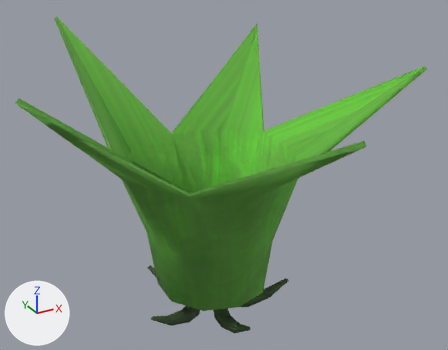
An edit to the glTF model assets/Hibiscus_Base_Sepals_Epicalyx.gltf, drawn before and after from the same camera.
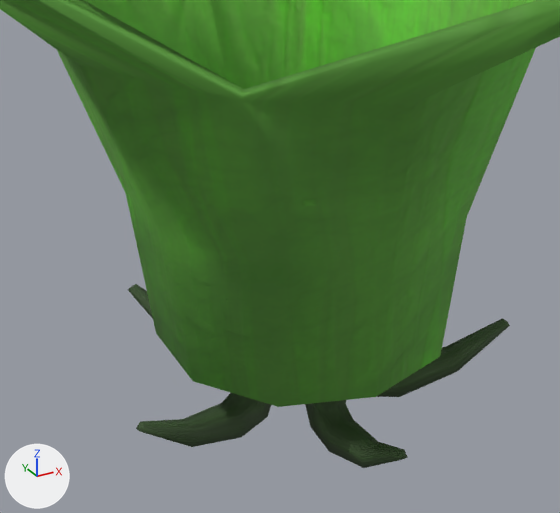
The first picture shows the older version from a 50 mm lens placed at (-2.49, -4.78, 3.13), pointed at (0.02, -0.21, 0.84). The close-ups show both versions on the part from 22% to 69% of the width and 46% to 100% of the height of that picture. The axes (+X, +Y, +Z) are drawn at lower left. The lights are the same throughout.

Names of what the first close-up shows: 'BaseHibiscusEpicalyx', 'BaseHibiscusSepals'.
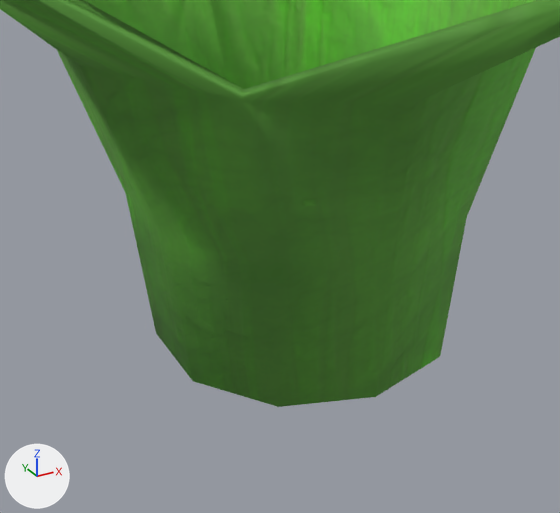
The change, as a diff of the scene's bpy script:
```diff
--- a/assets/Hibiscus_Base_Sepals_Epicalyx.gltf.py
+++ b/assets/Hibiscus_Base_Sepals_Epicalyx.gltf.py
@@ ob_basehibiscusepicalyx @@
-ob_basehibiscusepicalyx = bpy.data.objects.new('BaseHibiscusEpicalyx', me_cube)
-ob_basehibiscusepicalyx.location = (0.0, 0.0, 0.0)
```

Location of each change, (x1, y1, x2, y2) in pixels of the close-ups (560 x 513 px):
'BaseHibiscusEpicalyx', deleted: before (128, 284, 510, 468)
